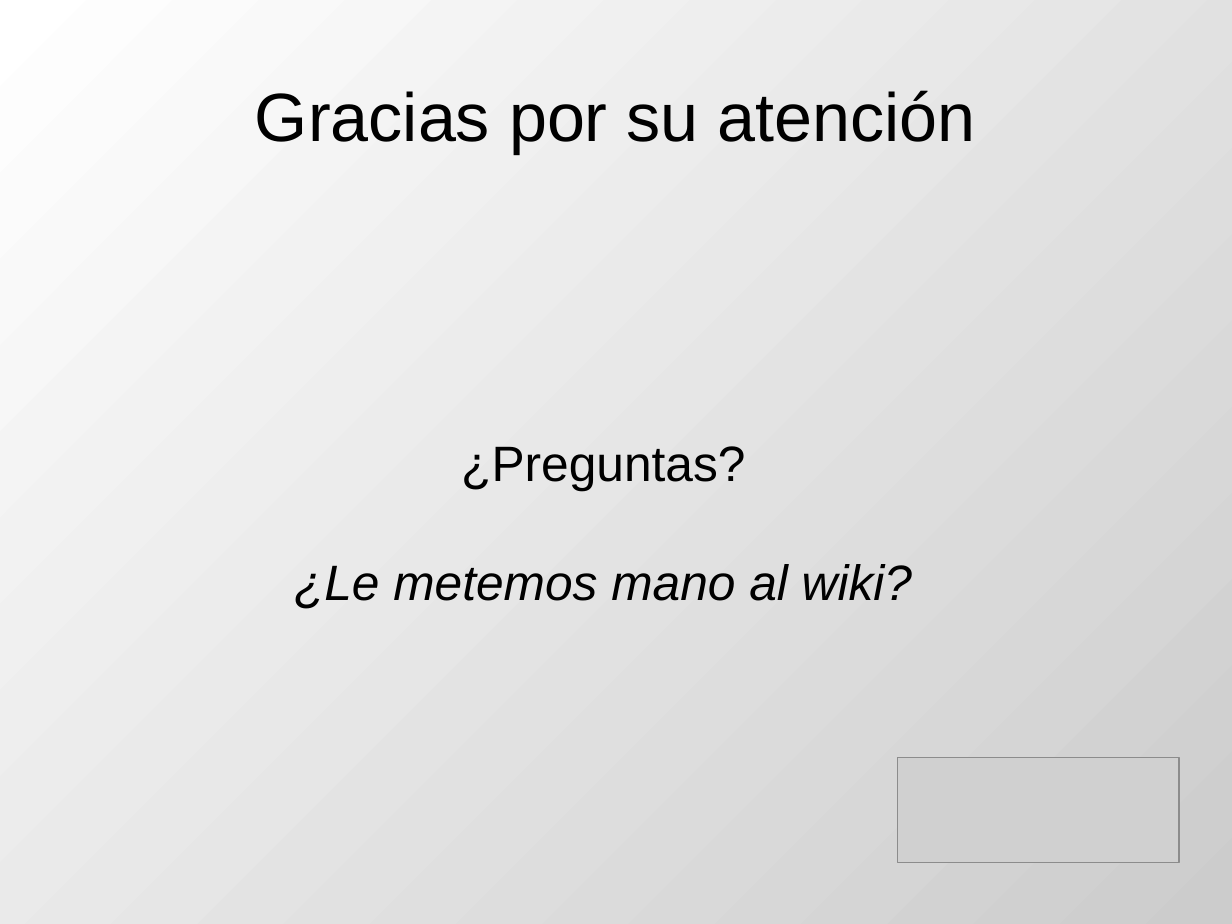
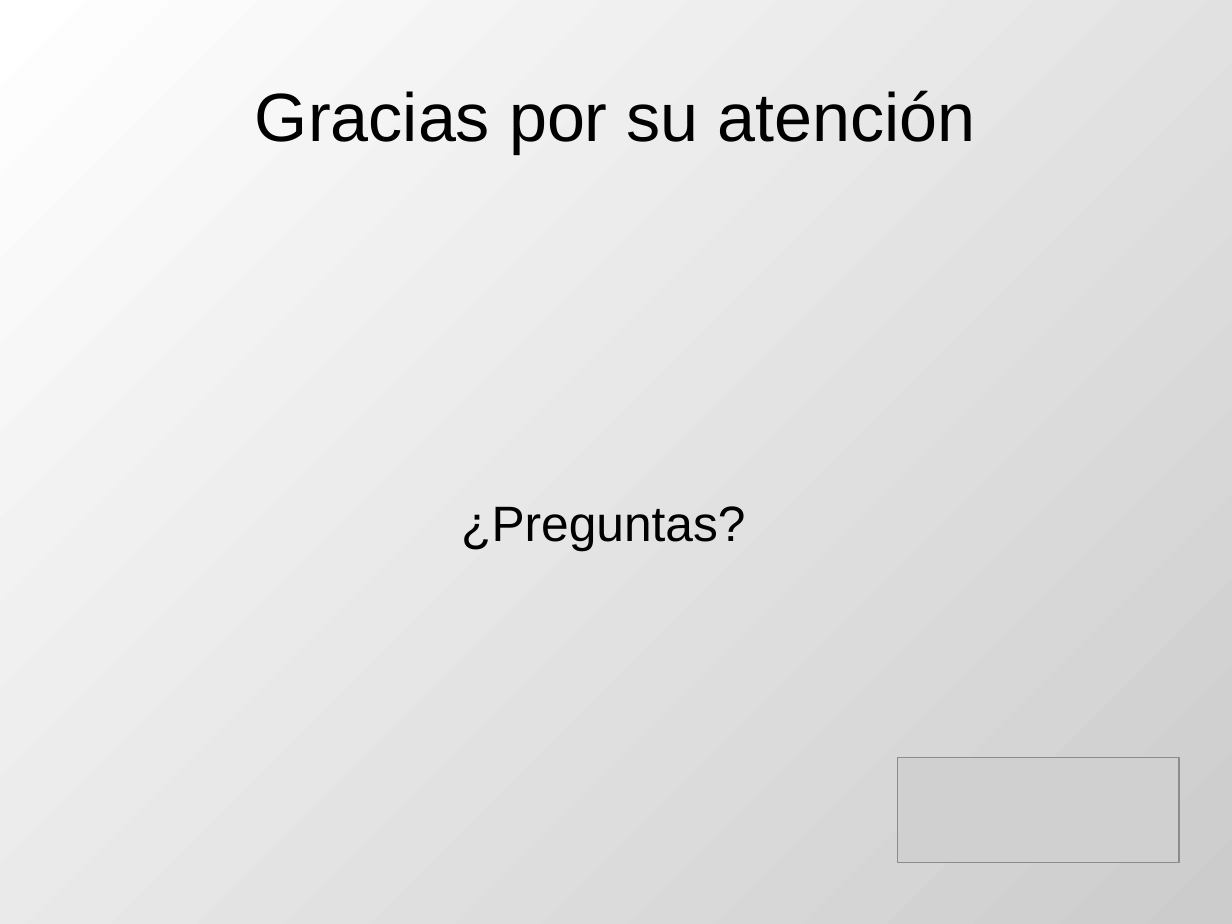
Before and after one commit to DrPantera/wikis4education, a slide deck: slide 21 of uca-2013_07/tema-1-Introduccion.odp. Drawn at 1232x924 pixels with LibreOffice and Linux fonts; fonts in the diff are those of the drawing; grey boxes stand for pictures. Boxes give left, top, right and bottom in pixels: in the first picture for what was removed or moved away, otherwise in the second. Text is boxed around its words. In the diff, an @@ line names an element or a change of style, - is before the commit and + after.

```diff
--- a/uca-2013_07/tema-1-Introduccion.odp
+++ b/uca-2013_07/tema-1-Introduccion.odp
@@ subtitle at [294,564,912,609]: paragraph removed @@
-¿Le metemos mano al wiki?
```
Also in this commit, not shown: 1 other slide changed, 1 other file.
